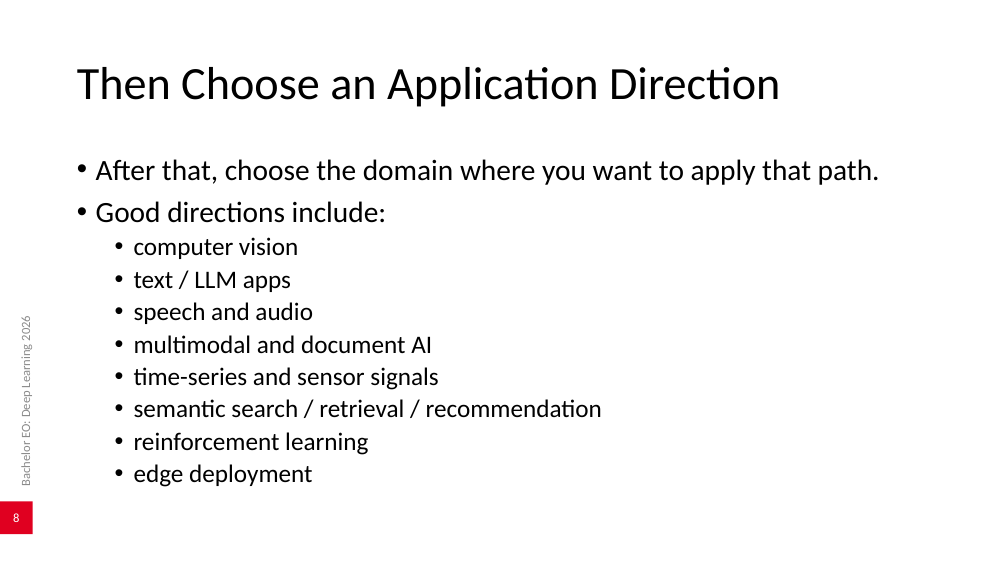
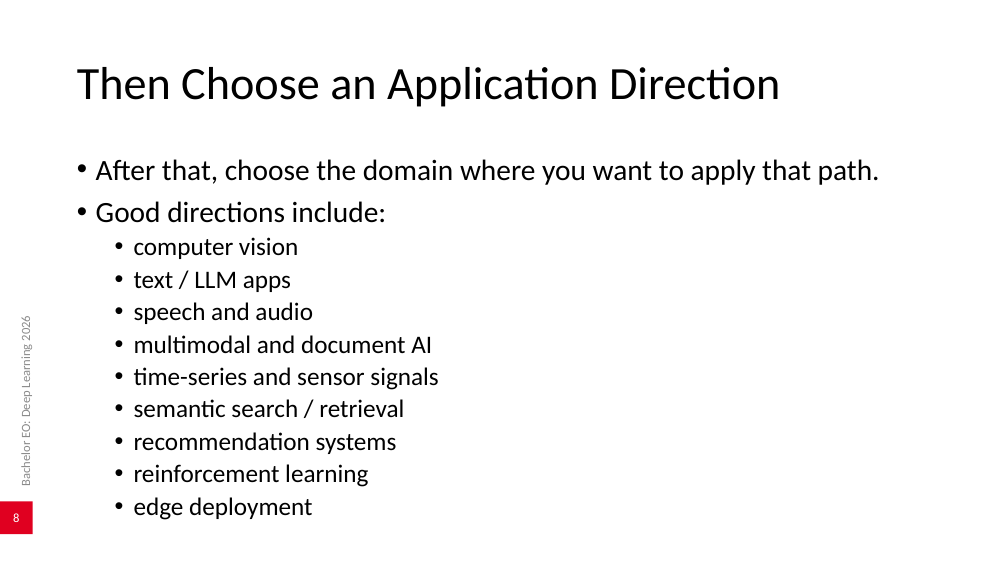
Before and after one commit to AlexanderDhoore/deep-learning-2026, a slide deck: slide 8 of slides/deep-learning-project-directions.pptx. Drawn at 1008x567 pixels with LibreOffice and Linux fonts; fonts in the diff are those of the drawing; background and template pictures are left out. Boxes give left, top, right and bottom in pixels: in the first picture for what was removed or moved away, otherwise in the second. Text is boxed around its words. In the diff, an @@ line names an element or a change of style, - is before the commit and + after.

Commit message:
Split retrieval and recommendation directions

```diff
--- a/slides/deep-learning-project-directions.pptx
+++ b/slides/deep-learning-project-directions.pptx
@@ text at (134, 399, 404, 454): text changed @@
-  • semantic search / retrieval / recommendation
+  • semantic search / retrieval
+  • recommendation systems
```
Also in this commit, not shown: 2 other slides changed, 1 slide added, 9 other files.
